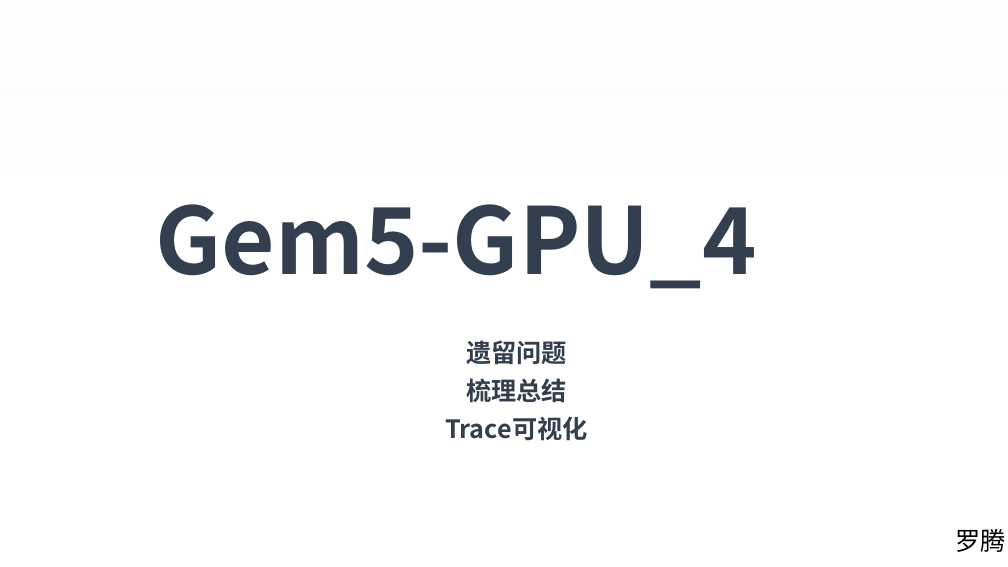
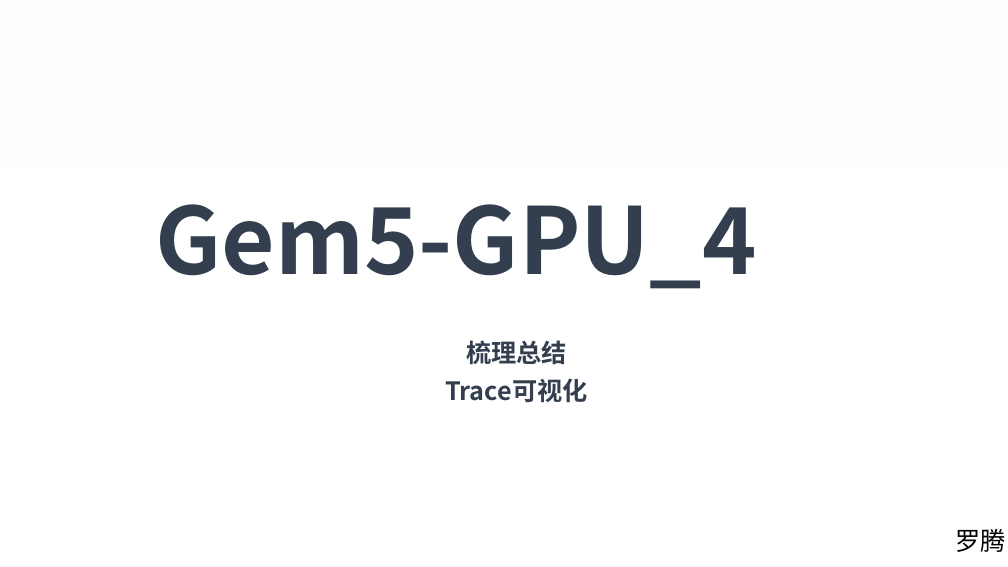
Before and after one commit to luot-ai/workspace, a slide deck: slide 1 of AA/gpu/GEM5/PPT/Gem5-GPU_4.pptx. Drawn at 1008x567 pixels with LibreOffice and Linux fonts; fonts in the diff are those of the drawing; background and template pictures are left out. Boxes give left, top, right and bottom in pixels: in the first picture for what was removed or moved away, otherwise in the second. Text is boxed around its words. In the diff, an @@ line names an element or a change of style, - is before the commit and + after.

```diff
--- a/AA/gpu/GEM5/PPT/Gem5-GPU_4.pptx
+++ b/AA/gpu/GEM5/PPT/Gem5-GPU_4.pptx
@@ text at bbox=[466, 340, 567, 365]: paragraph removed @@
-遗留问题
```
Also in this commit, not shown: 2 other slides changed, 1 slide added, 4 other files.
